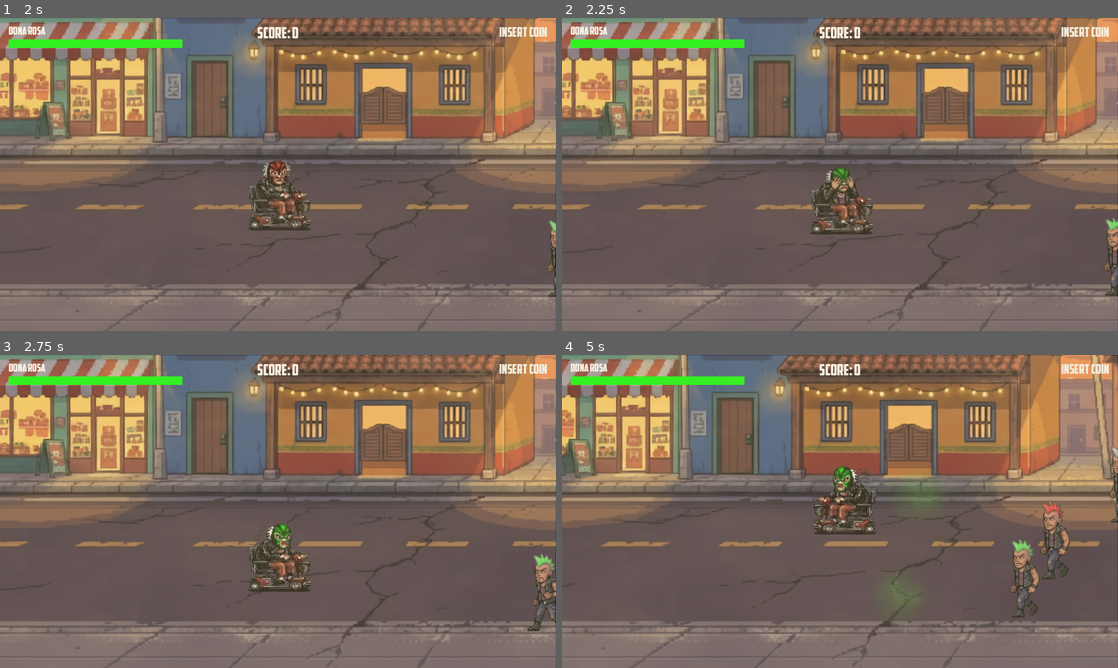
Above: before the commit, frames 1-4 (two rows, left to right).
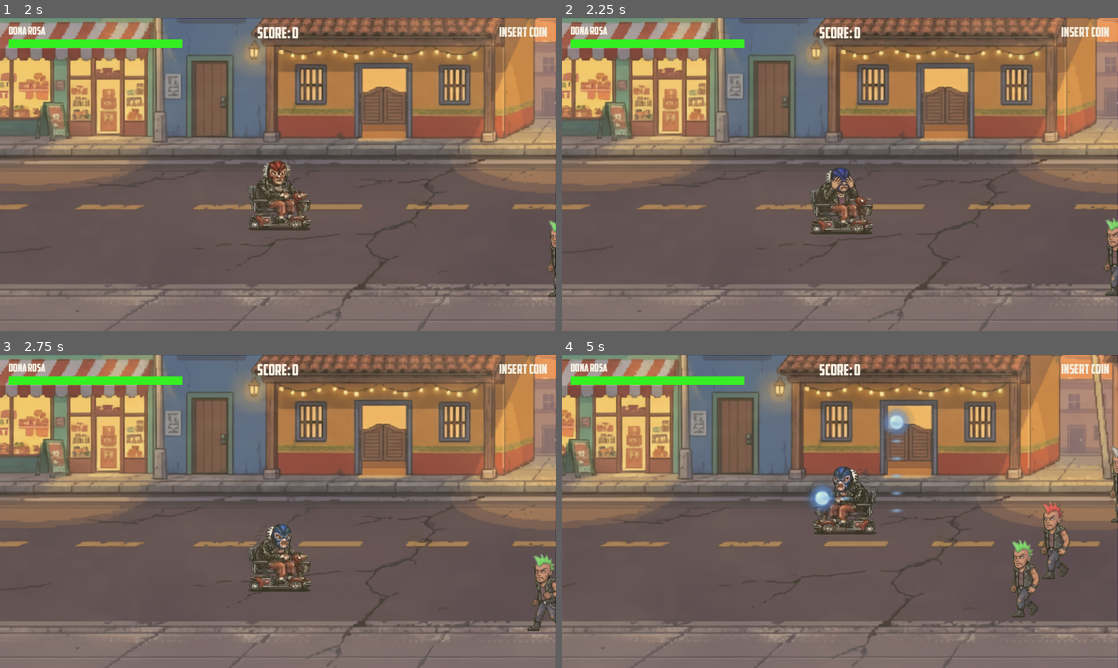
Above: after the commit, the same moments.

Repository: BIMInternational/GGJ2026
Game: Godot game, scene res://src/scenes/intro/Intro.tscn
The game is run twice, just before and just after one commit, with the same random seed, the same clock (stepped at 60 frames per second) and the same inputs. Sound files missing from this copy of the repository are replaced by a short silence.
Inputs (mouse positions are in pixels of both pictures, inside the frame that each line leads up to):
- Up to frame 1 (2 s): tap Enter (ui_accept) at 0.5 s; move the mouse to (400, 158) at 0.52 s; hold D (move_right) 0.53-1.25 s; tap E (action) at 0.6 s; click (400, 158) at 0.67 s; tap Space (jump) at 0.77 s; click "Start" at 1.25 s
- Up to frame 2 (2.25 s): move the mouse to (728, 190) at 2.02 s; hold S (move_down) from 2.03 s (still down); tap Q (attack) at 2.1 s
- Up to frame 3 (2.75 s): keep holding S (move_down); tap Space (jump) at 2.27 s
- Up to frame 4 (5 s): move the mouse to (895, 442) at 2.77 s; release S (move_down) at 2.78 s; hold D (move_right) 2.78-3.53 s; tap Shift (dash) at 2.85 s; move the mouse to (812, 574) at 3.52 s; hold W (move_up) 3.53-4.28 s; right-click (812, 574) at 3.6 s; click (812, 574) at 3.67 s; tap Space (jump) at 3.77, 4.52 s; move the mouse to (1006, 558) at 4.27 s; hold A (move_left) from 4.28 s (still down); tap E (action) at 4.35 s

Frame 1 is identical in both runs. In frame 2, 0.1% of the frame differs, in the area x 48-52%, y 47-56%; in frame 3, 0.1%; in frame 4, 1.2%, in the area x 44-67%, y 16-81%.

Commit message:
Gestion Game Over

Diff:
--- a/ggj-2026/src/actors/Player/player.gd
+++ b/ggj-2026/src/actors/Player/player.gd
@@ -48,7 +48,7 @@
 @export var tumbleweed_max_interval: float = 15.0
 
 # Mask system
-var available_masks: Array[MaskType] = [MaskType.FIRE, MaskType.GAS, MaskType.WATER, MaskType.ICE, MaskType.LIGHTNING]
+var available_masks: Array[MaskType] = [MaskType.FIRE, MaskType.WATER, MaskType.ICE, MaskType.LIGHTNING, MaskType.GAS]
 var current_mask_index: int = 0
 
 # === STATE VARIABLES ===
@@ -379,13 +379,9 @@
 
 	# Attendre la fin de l'animation de mort (1.5 secondes)
 	await get_tree().create_timer(1.5).timeout
-	print("[Player] Game Over! Changement vers l'écran de fin...")
-
-	# Déclencher le Game Over
-	GameManager.end_game()
-
-	# Changer vers l'écran de game over
-	get_tree().change_scene_to_file("res://src/ui/game_over.tscn")
+	print("[Player] Animation de mort terminée")
+
+	# Le level_01.gd gère le game over via le signal died
 
 
 ## Switch entre les masques disponibles
--- a/ggj-2026/src/autoload/game_constants.gd
+++ b/ggj-2026/src/autoload/game_constants.gd
@@ -25,6 +25,7 @@
 
 # Audio Music files
 const MUSIC_LOGO: String = "res://assets/music/BranquesInteractive.ogg"
+const MUSIC_GAMEOVER: String = "res://assets/music/abuelita dead.ogg"
 
 # Audio Effects files
 const PLAYER_WALK: String = "res://assets/sounds/scooter.ogg"
--- a/ggj-2026/src/autoload/wave_manager.gd
+++ b/ggj-2026/src/autoload/wave_manager.gd
@@ -77,6 +77,25 @@
 	current_phase_index = -1
 	_waiting_for_boss_area_visible = false
 	_start_next_phase()
+
+
+## Stop all wave processes and clean up
+func stop_waves() -> void:
+	is_running = false
+	_waiting_for_boss_area_visible = false
+
+	# Clean up enemies
+	for enemy in enemies_alive:
+		if is_instance_valid(enemy):
+			enemy.queue_free()
+	enemies_alive.clear()
+
+	# Clean up boss
+	if current_boss and is_instance_valid(current_boss):
+		current_boss.queue_free()
+	current_boss = null
+
+	print("[WaveManager] Stopped all waves")
 
 
 func _setup_initial_gates() -> void:
--- a/ggj-2026/src/combat/data/lightning_attack.tres
+++ b/ggj-2026/src/combat/data/lightning_attack.tres
@@ -9,7 +9,7 @@
 damage = 25.0
 range_distance = 0.0
 dissipation_time = 30.0
-cooldown = 2.5
+cooldown = 1.0
 collision_radius = 250.0
 expand_over_time = true
 ignore_y_axis = true
--- a/ggj-2026/src/scenes/levels/level_01.gd
+++ b/ggj-2026/src/scenes/levels/level_01.gd
@@ -36,7 +36,10 @@
 	WaveManager.start_waves(camera, gates, arrow, reward, self)
 
 func _on_player_died() -> void:
+	print("[Level01] Player died - emitting signal")
 	player_died.emit()
+
+
 
 func _on_victory() -> void:
 	print("Level completed!")
--- a/ggj-2026/src/scenes/main/main.gd
+++ b/ggj-2026/src/scenes/main/main.gd
@@ -3,6 +3,7 @@
 var _time_elapsed: float = 0.0
 @onready var hud: HUD = $HUD
 @onready var level: Node2D = $Level01
+@onready var game_over: GameOver = $GameOver
 
 func _ready() -> void:
 	print("Main scene _ready()")
@@ -23,7 +24,30 @@
 		#	GameManager.end_game()
 
 func _on_player_died() -> void:
-	GameManager.end_game()
+	print("[Main] Player died, stopping game")
+	GameManager.is_game_running = false
+
+	# Attendre 1 seconde
+	await get_tree().create_timer(1).timeout
+
+	# Arrêter et détruire le level
+	if level:
+		level.set_process(false)
+		level.set_physics_process(false)
+		level.queue_free()
+		level = null
+
+	# Détruire le HUD
+	if hud:
+		hud.queue_free()
+		hud = null
+
+	# Attendre un frame pour s'assurer que tout est nettoyé
+	await get_tree().process_frame
+
+	# Afficher le game over et lancer la musique
+	if game_over:
+		game_over._show_game_over()
 
 func _on_victory() -> void:
 	print("VICTORY!")
--- a/ggj-2026/src/ui/game_over.gd
+++ b/ggj-2026/src/ui/game_over.gd
@@ -66,6 +66,11 @@
 	print("[GameOver] Timer de 30s démarré pour retour automatique au menu principal")
 
 
+## Méthode publique pour démarrer le game over depuis l'extérieur
+func start_gameover() -> void:
+	_show_game_over()
+
+
 func _on_restart_pressed() -> void:
 	get_tree().paused = false
 	control.hide()
--- a/ggj-2026/src/ui/game_over.tscn
+++ b/ggj-2026/src/ui/game_over.tscn
@@ -83,6 +83,9 @@
 
 [node name="Title" type="Label" parent="Control/VBoxContainer" unique_id=1054378688]
 layout_mode = 2
+theme_override_fonts/font = ExtResource("2_ioouv")
+theme_override_font_sizes/font_size = 50
+text = "Game Over"
 horizontal_alignment = 1
 vertical_alignment = 1
 
